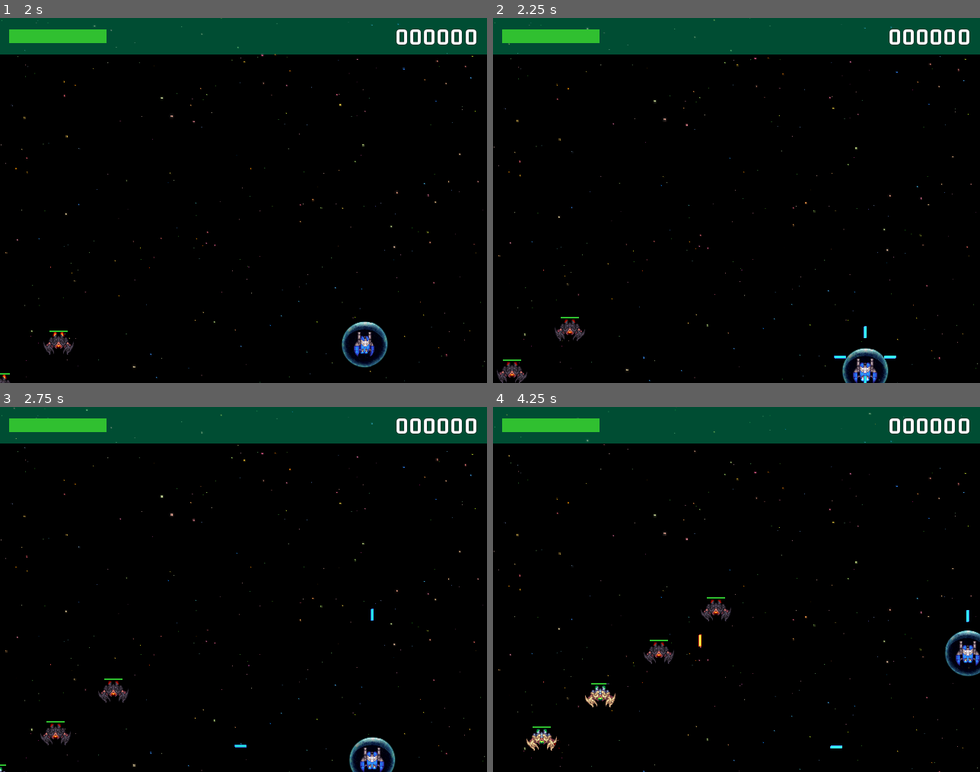
Above: before the commit, frames 1-4 (two rows, left to right).
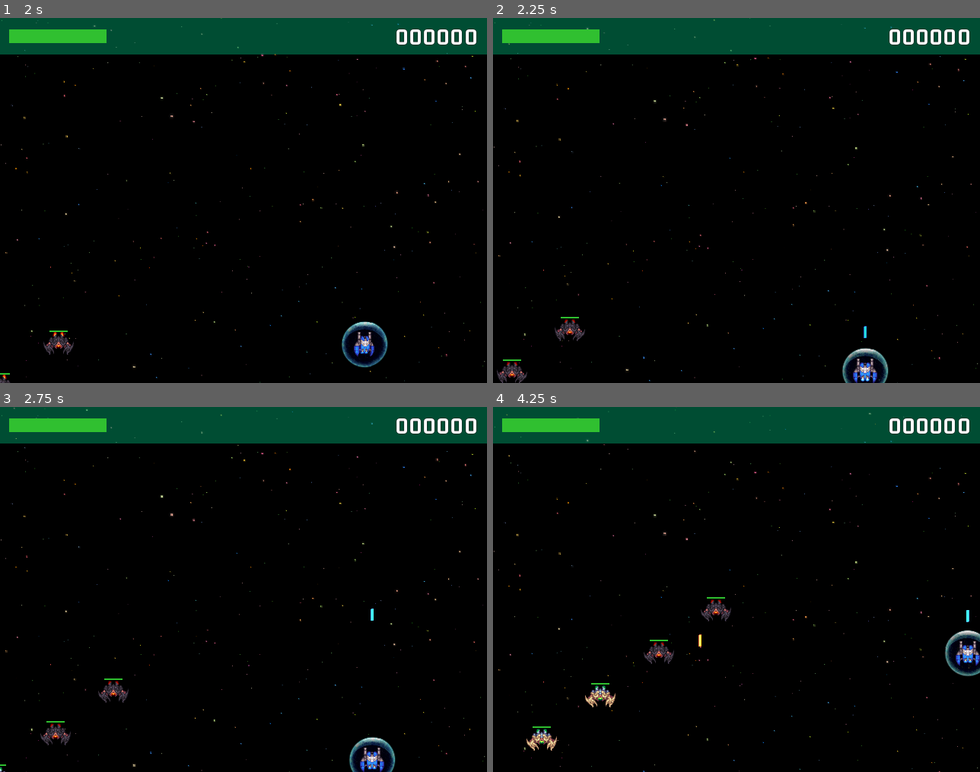
Above: after the commit, the same moments.

Repository: jaerrib/learning-godot
Game: Godot game, scene res://scenes/main/main.tscn
Two runs of this game, one before a commit and one after it. Both use one fixed random seed, a clock stepped at 60 frames per second and the inputs below.
Inputs:
- Up to frame 1 (2 s): click "Play" at 0.5 s; hold D (right) from 1.28 s (still down); tap M (maker) at 1.35 s
- Up to frame 2 (2.25 s): release D (right) at 2.03 s; hold S (down) from 2.03 s (still down); tap Space (shoot) at 2.1 s
- Up to frame 3 (2.75 s): keep holding S (down)
- Up to frame 4 (4.25 s): release S (down) at 2.78 s; hold D (right) 2.78-3.53 s; tap M (maker) at 2.85 s; hold W (up) from 3.53 s (still down); tap Space (shoot) at 3.6 s

Frame 1 is identical in both runs. In frame 2, 0.1% of the frame differs, in the area x 70-83%, y 84-100%; in frame 3, less than 0.1%; in frame 4, 0.3%, in the area x 11-100%, y 55-94%.

Commit message:
Add graphic and remaining logic for multishot powerup

Diff:
--- a/space-ace/scenes/player/player.gd
+++ b/space-ace/scenes/player/player.gd
@@ -19,6 +19,7 @@
 @onready var laser_boost_timer: Timer = $LaserBoostTimer
 @onready var double_shot_timer: Timer = $DoubleShotTimer
 @onready var shot_timer: Timer = $ShotTimer
+@onready var auto_shot_timer: Timer = $AutoShotTimer
 @onready var multishot_timer: Timer = $MultishotTimer
 
 
@@ -33,13 +34,12 @@
 var _has_double_shot: bool = false
 var _has_auto_shot: bool = false
 var _is_auto_shooting: bool = false
-var _has_multishot: bool = true
+var _has_multishot: bool = false
 
 # Called when the node enters the scene tree for the first time.
 func _ready() -> void:
 	set_limits()
 	SignalManager.on_increase_player_damage.connect(on_increase_player_damage)
-	multishot_timer.start()
 
 
 # Called every frame. 'delta' is the elapsed time since the previous frame.
@@ -125,6 +125,10 @@
 				nuke()
 			PowerUp.PowerUpType.AUTO:
 				_has_auto_shot = true
+				auto_shot_timer.start()
+			PowerUp.PowerUpType.MULTI:
+				_has_multishot = true
+				multishot_timer.start()
 	elif area is HitBox:
 		SignalManager.on_player_hit.emit(area.get_damage())
 
--- a/space-ace/scenes/power_up/power_up.gd
+++ b/space-ace/scenes/power_up/power_up.gd
@@ -4,7 +4,7 @@
 class_name PowerUp
 
 
-enum PowerUpType { HEALTH, SHIELD, LASER, DOUBLE, NUKE, AUTO }
+enum PowerUpType { HEALTH, SHIELD, LASER, DOUBLE, NUKE, AUTO, MULTI }
 
 
 const SPEED: float = 80.0
@@ -16,6 +16,7 @@
 	PowerUpType.DOUBLE: preload("res://assets/misc/powerupRed_bolt.png"),
 	PowerUpType.NUKE: preload("res://assets/misc/powerupPurple_bolt.png"),
 	PowerUpType.AUTO: preload("res://assets/misc/powerupYellow_bolt.png"),
+	PowerUpType.MULTI: preload("res://assets/misc/powerupWhite_bolt.png"),
 }
 
 
Binary file added: space-ace/assets/misc/powerupWhite_bolt.png
Not shown, added: space-ace/assets/misc/powerupWhite_bolt.png.import
